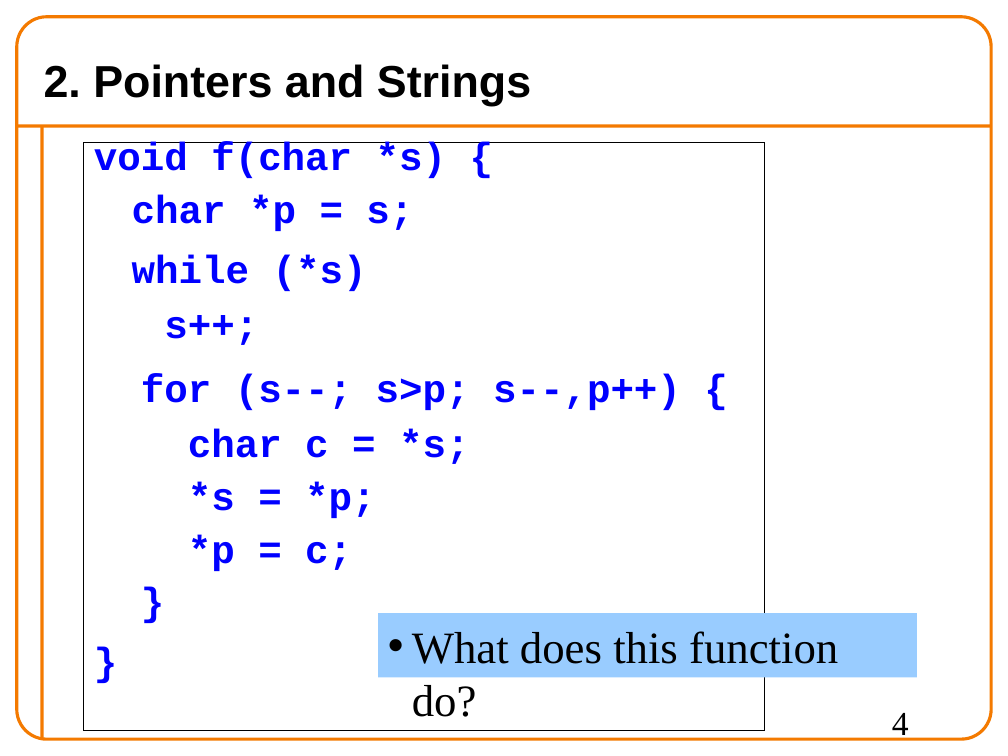
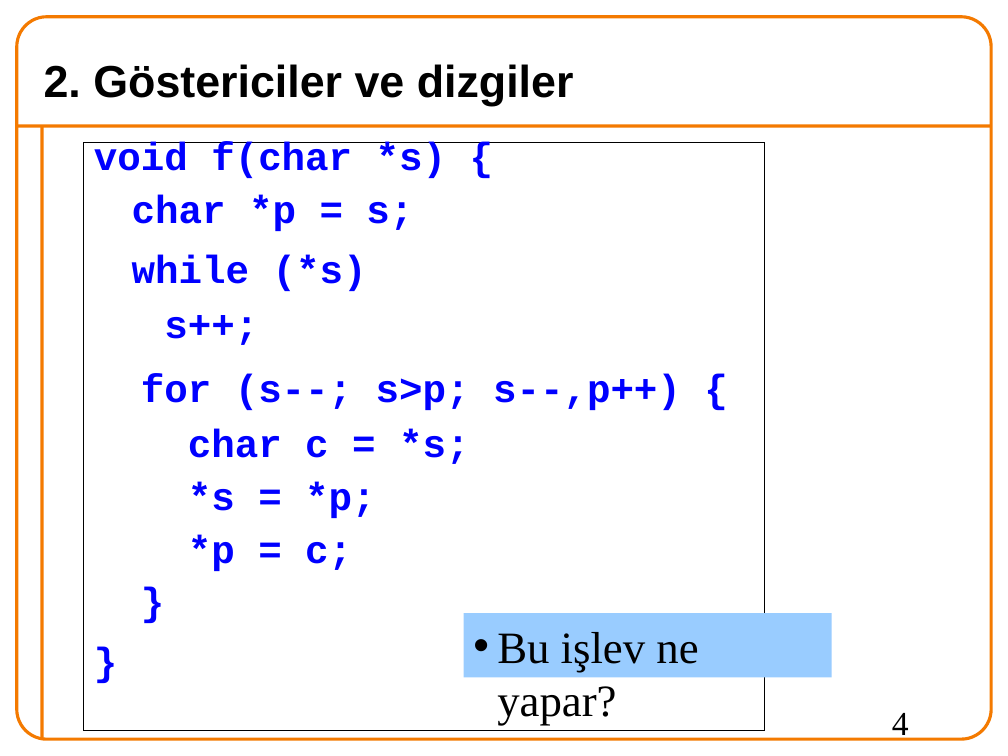
Before and after one commit to 19ceng/ceng201pro, a slide deck: slide 4 of 11mid.odp. Drawn at 1008x756 pixels with LibreOffice and Linux fonts; fonts in the diff are those of the drawing; background and template pictures are left out. Boxes give left, top, right and bottom in pixels: in the first picture for what was removed or moved away, otherwise in the second. Text is boxed around its words. In the diff, an @@ line names an element or a change of style, - is before the commit and + after.

```diff
--- a/11mid.odp
+++ b/11mid.odp
@@ title at (x1=44, y1=64, x2=574, y2=106): text changed @@
-2. Pointers and Strings
+2. Göstericiler ve dizgiler
@@ rectangle removed at (x1=378, y1=613, x2=917, y2=677) @@
-• What does this function do?
@@ rectangle added at (x1=464, y1=613, x2=832, y2=677), fill #99CCFF, 32 pt, text #000000 @@
+• Bu işlev ne yapar?
```
Also in this commit, not shown: 10 other slides changed, 5 slides added, 6 slides removed, 5 other files.
